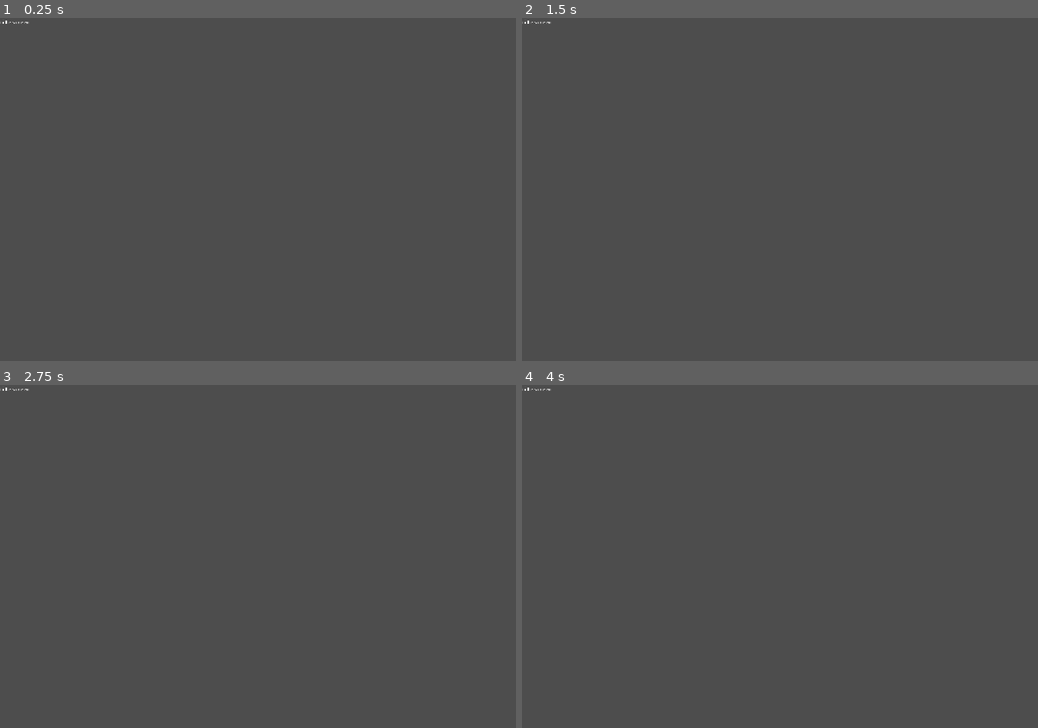
Above: before the commit, frames 1-4 (two rows, left to right).
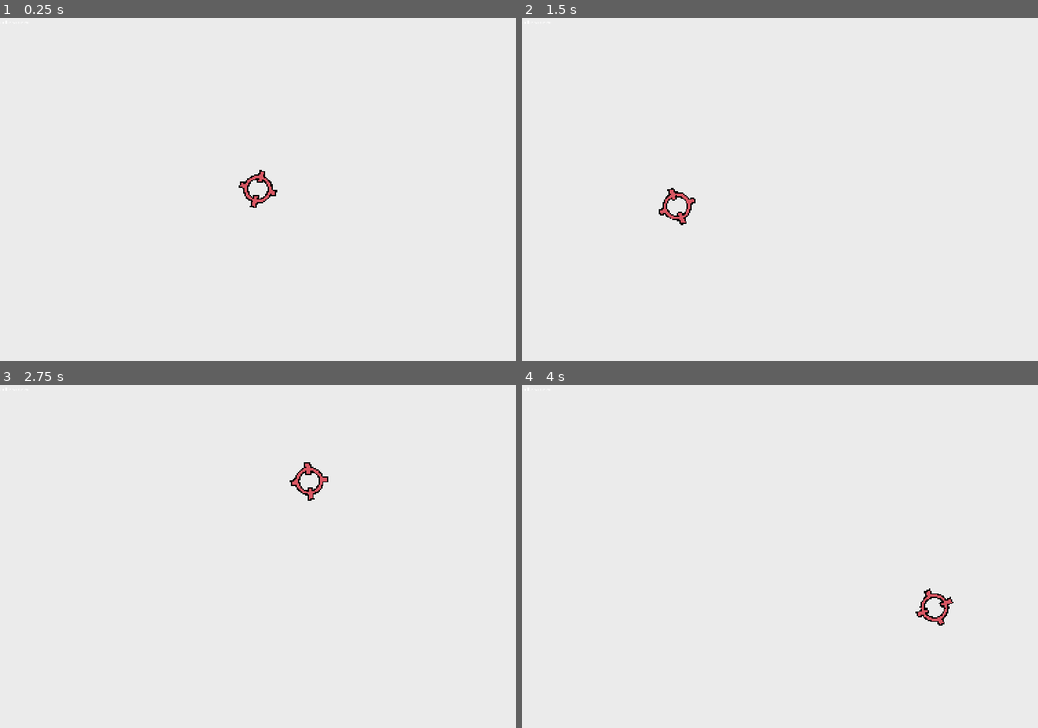
Above: after the commit, the same moments.

Repository: Pablo01bm/jaen-jam
Game: Godot game, scene res://scenes/game.tscn
Two runs of this game, one before a commit and one after it. Both use one fixed random seed, a clock stepped at 60 frames per second and the inputs below.
Inputs (mouse positions are in pixels of both pictures, inside the frame that each line leads up to):
- Up to frame 1 (0.25 s): no input
- Up to frame 2 (1.5 s): move the mouse to (893, 172) at 0.52 s; click (893, 172) at 0.6 s; tap Enter at 1.25 s; move the mouse to (676, 206) at 1.27 s; tap R (rumble) at 1.35 s
- Up to frame 3 (2.75 s): click (154, 573) at 1.55 s; move the mouse to (309, 481) at 2.02 s; click (309, 481) at 2.1 s
- Up to frame 4 (4 s): move the mouse to (754, 625) at 2.77 s; click (754, 625) at 2.85 s; move the mouse to (934, 607) at 3.52 s; tap R (rumble) at 3.6 s; click (934, 607) at 3.8 s

The runs differ from the first frame. In frame 1, 100% of the frame differs, in the area x 0-100%, y 0-100%; in frame 2, 100%; in frame 3, 100%; in frame 4, 100%.

Commit message:
add player heircross

Diff:
--- a/project.godot
+++ b/project.godot
@@ -59,6 +59,11 @@
 "events": [Object(InputEventKey,"resource_local_to_scene":false,"resource_name":"","device":-1,"window_id":0,"alt_press …(192 unchanged characters)…
 ]
 }
+shoot={
+"deadzone": 0.2,
+"events": [Object(InputEventMouseButton,"resource_local_to_scene":false,"resource_name":"","device":-1,"window_id":0,"alt_pressed":false,"shift_pressed":false,"ctrl_pressed":false,"meta_pressed":false,"button_mask":0,"position":Vector2(0, 0),"global_position":Vector2(0, 0),"factor":1.0,"button_index":1,"canceled":false,"pressed":false,"double_click":false,"script":null)
+]
+}
 
 [physics]
 
@@ -70,3 +75,4 @@
 rendering_device/driver.windows="d3d12"
 renderer/rendering_method="gl_compatibility"
 renderer/rendering_method.mobile="gl_compatibility"
+environment/defaults/default_clear_color=Color(0.92223936, 0.9222393, 0.9222393, 1)
--- a/scenes/game.gd
+++ b/scenes/game.gd
@@ -1,5 +1,8 @@
 extends Node2D
 class_name Game
+
+func _ready() -> void:
+	Input.set_mouse_mode(Input.MOUSE_MODE_HIDDEN)
 
 func remove_current_scene():
 	for scene in get_children():
--- a/scenes/game.tscn
+++ b/scenes/game.tscn
@@ -2,10 +2,79 @@
 
 [ext_resource type="Script" uid="uid://620c27ltlug3" path="res://scenes/game.gd" id="1_uwrxv"]
 [ext_resource type="Script" uid="uid://cml4nuk5k2ym2" path="res://utils/state_machine/state_machine.gd" id="2_yqjtg"]
-[ext_resource type="Script" uid="uid://c4hldrd15s6xe" path="res://scenes/player/states/title_screen.gd" id="3_lnu2h"]
-[ext_resource type="Script" uid="uid://doi6chbqxtugp" path="res://scenes/player/states/gameplay.gd" id="4_lbhrr"]
-[ext_resource type="Script" uid="uid://bwpl2xrg5671q" path="res://scenes/player/states/game_over.gd" id="5_p57ef"]
-[ext_resource type="Script" uid="uid://d4cl0ufkxi7yr" path="res://scenes/player/states/game_completed.gd" id="6_u5sy4"]
+[ext_resource type="PackedScene" uid="uid://djwh6m25juddv" path="res://scenes/player/Player.tscn" id="3_lnu2h"]
+
+[sub_resource type="GDScript" id="GDScript_yqjtg"]
+script/source = "extends GameState
+
+func _enter(_previous_state_path: String, _init_data := {}):
+
+	var title_screen = preload(\"res://scenes/title_screen/TitleScreen.tscn\").instantiate()
+	game.add_child(title_screen)
+
+func _update(_delta):
+	if Input.is_action_just_pressed(\"debug_1\"):
+		finished.emit(GAMEPLAY)
+
+func _exit():
+	#game.remove_current_scene()
+	game.get_node(\"TitleScreen\").queue_free()
+"
+
+[sub_resource type="GDScript" id="GDScript_lnu2h"]
+script/source = "extends GameState
+
+func _enter(_previous_state_path: String, _init_data := {}):
+
+	var gameplay = preload(\"res://scenes/gameplay/Gameplay.tscn\").instantiate()
+	game.add_child(gameplay)
+
+
+func _update(_delta):
+	if Input.is_action_just_pressed(\"debug_1\"):
+		finished.emit(GAME_OVER)
+	if Input.is_action_just_pressed(\"debug_2\"):
+		finished.emit(GAME_COMPLETED)
+
+
+func _exit():
+	game.get_node(\"Gameplay\").queue_free()
+"
+
+[sub_resource type="GDScript" id="GDScript_lbhrr"]
+script/source = "extends GameState
+
+func _enter(_previous_state_path: String, _init_data := {}):
+
+	var game_over = preload(\"res://scenes/game_over/GameOver.tscn\").instantiate()
+	game.add_child(game_over)
+
+
+func _update(_delta):
+	if Input.is_action_just_pressed(\"debug_1\"):
+		finished.emit(GAMEPLAY)
+	if Input.is_action_just_pressed(\"debug_2\"):
+		finished.emit(TITLE_SCREEN)
+
+
+func _exit():
+	game.get_node(\"GameOver\").queue_free()
+"
+
+[sub_resource type="GDScript" id="GDScript_iywne"]
+script/source = "extends GameState
+
+func _enter(_previous_state_path: String, _init_data := {}):
+
+	var game_completed = preload(\"res://scenes/game_completed/GameCompleted.tscn\").instantiate()
+	game.add_child(game_completed)
+	get_tree().create_timer(3).timeout.connect(func():
+		finished.emit(TITLE_SCREEN)
+	)
+
+func _exit():
+	game.get_node(\"GameCompleted\").queue_free()
+"
 
 [node name="Game" type="Node2D" unique_id=1608082928]
 script = ExtResource("1_uwrxv")
@@ -14,13 +83,15 @@
 script = ExtResource("2_yqjtg")
 
 [node name="TitleScreenState" type="Node" parent="StateMachine" unique_id=1115330959]
-script = ExtResource("3_lnu2h")
+script = SubResource("GDScript_yqjtg")
 
 [node name="GameplayState" type="Node" parent="StateMachine" unique_id=1817602390]
-script = ExtResource("4_lbhrr")
+script = SubResource("GDScript_lnu2h")
 
 [node name="GameOverState" type="Node" parent="StateMachine" unique_id=969052464]
-script = ExtResource("5_p57ef")
+script = SubResource("GDScript_lbhrr")
 
 [node name="GameCompletedState" type="Node" parent="StateMachine" unique_id=1464228282]
-script = ExtResource("6_u5sy4")
+script = SubResource("GDScript_iywne")
+
+[node name="Player" parent="." unique_id=126226238 instance=ExtResource("3_lnu2h")]
--- a/scenes/player/Player.tscn
+++ b/scenes/player/Player.tscn
@@ -1,10 +1,17 @@
-[gd_scene format=3 uid="uid://cdalhwxrd4yyq"]
+[gd_scene format=3 uid="uid://djwh6m25juddv"]
 
-[ext_resource type="Script" uid="uid://bvxmcbw5g0yb2" path="res://scenes/player/player.gd" id="1_wr5hl"]
-[ext_resource type="Script" uid="uid://cml4nuk5k2ym2" path="res://utils/state_machine/state_machine.gd" id="2_gfjak"]
+[ext_resource type="Script" uid="uid://b61v1l040aqb5" path="res://scenes/player/player.gd" id="1_gfjak"]
+[ext_resource type="Texture2D" uid="uid://in4oglso3dn8" path="res://scenes/player/heircross.png" id="1_wr5hl"]
 
-[node name="Player" type="CharacterBody2D" unique_id=2078430885]
-script = ExtResource("1_wr5hl")
+[node name="Player" type="Node2D" unique_id=126226238]
+z_index = 10
+script = ExtResource("1_gfjak")
 
-[node name="StateMachine" type="Node" parent="." unique_id=2056001486]
-script = ExtResource("2_gfjak")
+[node name="Heircross" type="Area2D" parent="." unique_id=1278668603]
+
+[node name="Sprite2D" type="Sprite2D" parent="Heircross" unique_id=548877180]
+texture = ExtResource("1_wr5hl")
+
+[node name="AfterShoot" type="Timer" parent="." unique_id=1624877960]
+wait_time = 0.75
+one_shot = true
--- a/scenes/player/player.gd
+++ b/scenes/player/player.gd
@@ -1,6 +1,13 @@
-extends CharacterBody2D
-class_name Player
+extends Node2D
 
-@onready var state_machine: StateMachine = (func get_state_machine() -> StateMachine:
-	return get_node("StateMachine")
-).call()
+func _process(delta: float) -> void:
+	var mouse_position = get_global_mouse_position()
+	$Heircross.global_position = mouse_position
+
+	if $AfterShoot.time_left == 0:
+		$Heircross.rotate(delta)
+	else:
+		$Heircross.rotate(delta * $AfterShoot.time_left * 18)
+
+	if Input.is_action_just_pressed("shoot"):
+		$AfterShoot.start()
--- a/scenes/player/states/player_state.gd
+++ /dev/null
@@ -1,12 +0,0 @@
-extends State
-class_name PlayerState
-
-const IDLE = "Idle"
-
-
-var player: Player
-
-func _ready() -> void:
-	await owner.ready
-	player = owner as Player
-	assert(player != null, "The PlayerState state type must be used only in the player scene. It needs the owner to be a Player node.")
Binary file added: scenes/player/heircross.png
Not shown, added: scenes/player/heircross.png.import
Not shown, changed: scenes/player/player.gd.uid
Not shown, removed: scenes/player/states/player_state.gd.uid
